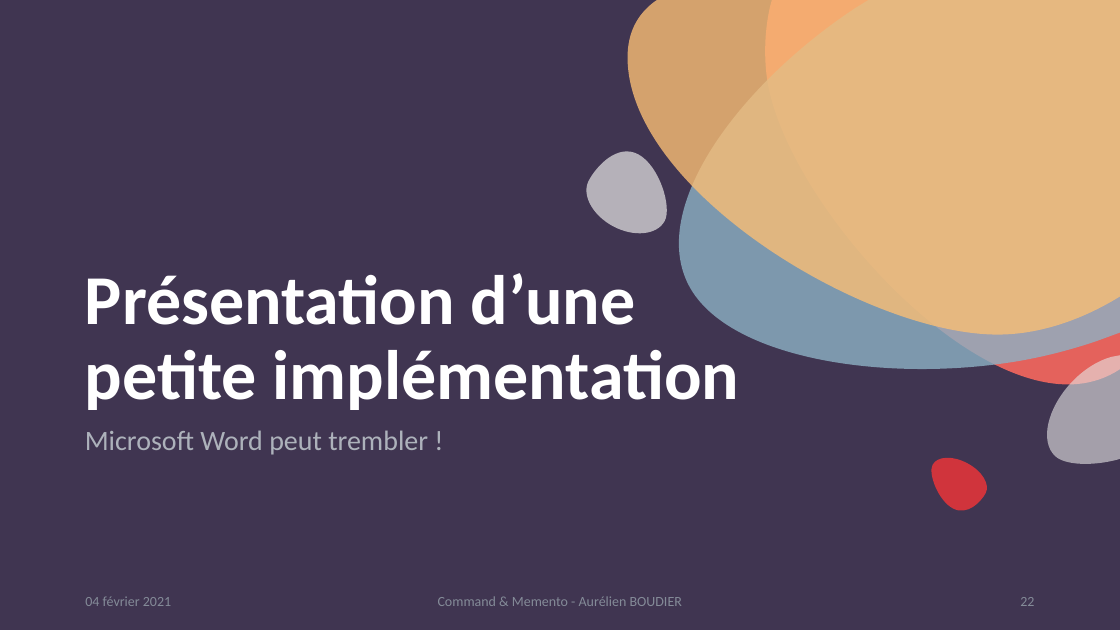
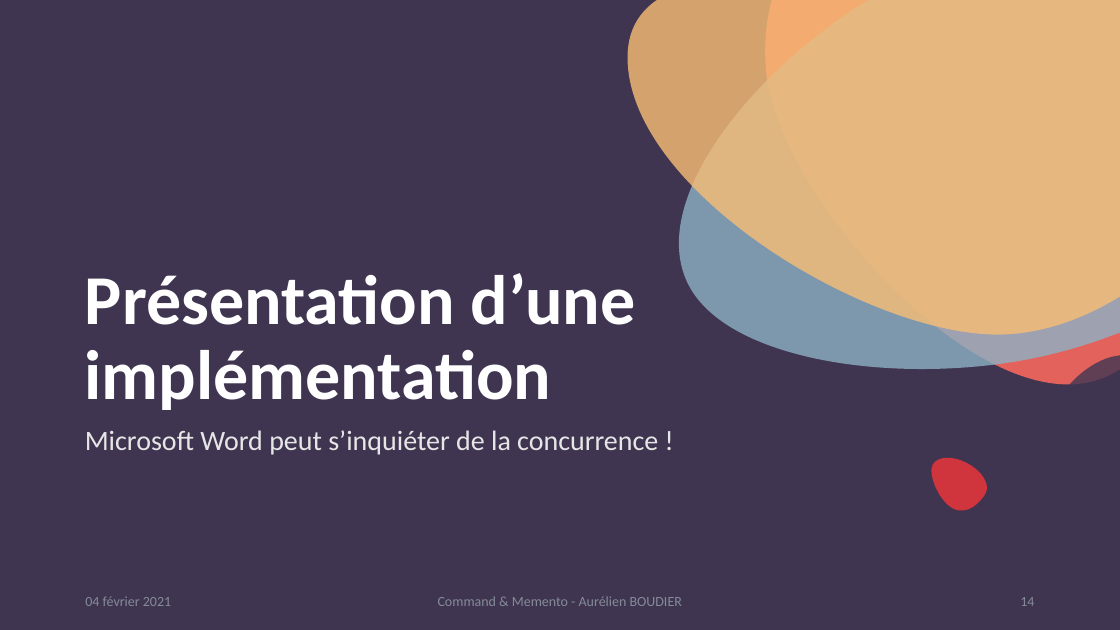
Before and after one commit to kyweez/CDA-14-DESIGN-PATTERN, a slide deck: slide 14 of 01-Powerpoint-presentation/PowerpointPresentation.pptx (slide 22 before the commit). Drawn at 1120x630 pixels with LibreOffice and Linux fonts; fonts in the diff are those of the drawing. Boxes give left, top, right and bottom in pixels: in the first picture for what was removed or moved away, otherwise in the second. Text is boxed around its words. In the diff, an @@ line names an element or a change of style, - is before the commit and + after.

```diff
--- a/01-Powerpoint-presentation/PowerpointPresentation.pptx
+++ b/01-Powerpoint-presentation/PowerpointPresentation.pptx
@@ freeform shape at <box>586,151,667,234</box>: fill #E7E6E6 at 70% opacity to #403551 @@
@@ title at <box>85,273,636,410</box>: text changed @@
-Présentation d’une
-petite implémentation
+Présentation d’une implémentation
@@ freeform shape at <box>1047,355,1120,464</box>: fill #E7E6E6 at 60% opacity to #403551 at 80% opacity @@
@@ text at <box>85,430,658,455</box>: text changed; text colour #ADB2BB to #E7E6E6 @@
-Microsoft Word peut trembler !
+Microsoft Word peut s’inquiéter de la concurrence !
@@ page number at <box>1020,597,1034,606</box>: text changed @@
-22
+14
```
Also in this commit, not shown: 10 other slides changed, 7 slides added, 10 slides removed, 6 other files.
